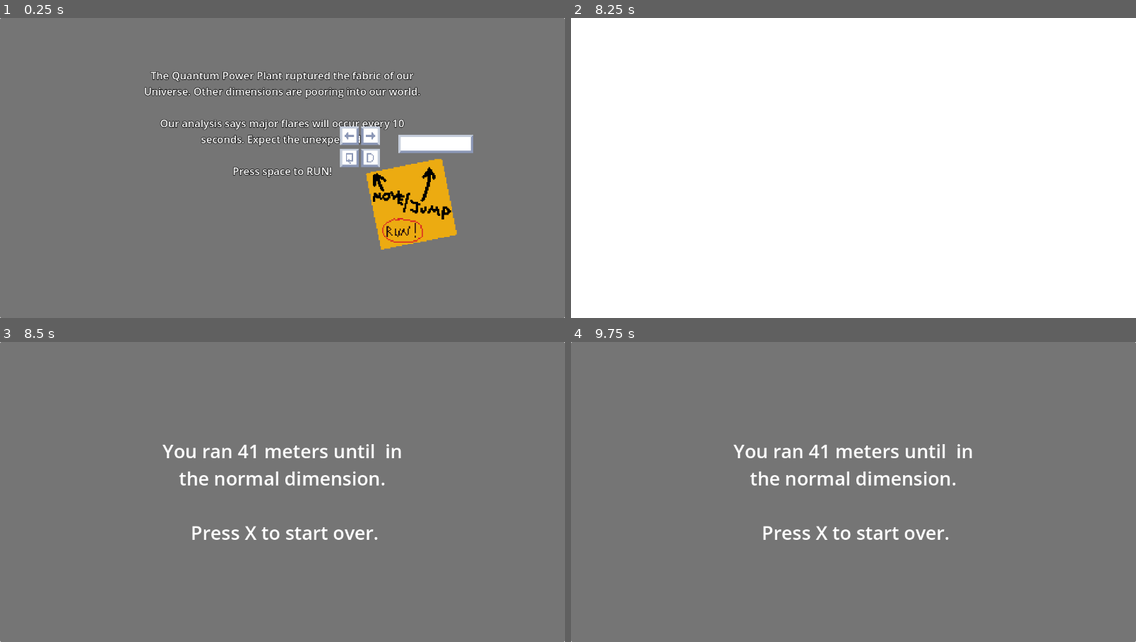
Above: before the commit, frames 1-4 (two rows, left to right).
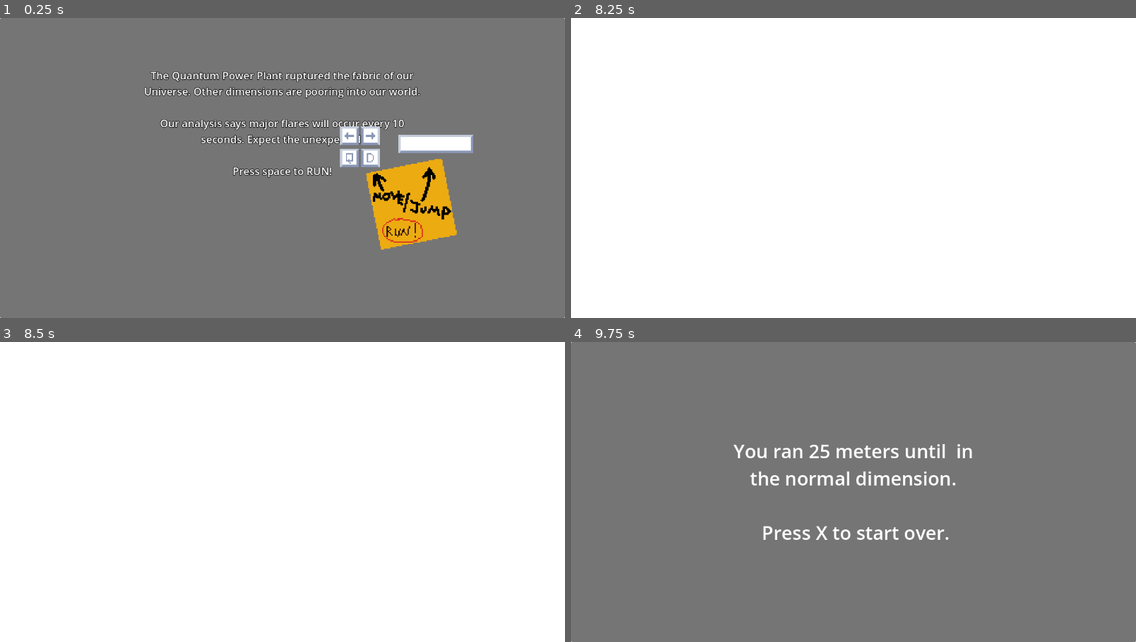
Above: after the commit, the same moments.

Repository: OwlyCode/LD51
Game: Godot game, scene res://main.tscn
Two runs of this game, one before a commit and one after it. Both use one fixed random seed, a clock stepped at 60 frames per second and the inputs below.
Inputs:
- Up to frame 1 (0.25 s): no input
- Up to frame 2 (8.25 s): tap Enter at 0.5 s; hold Right (right) 0.53-1.28 s; hold Space (jump) 0.53-1.28 s; tap X (restart) every 0.75 s from 1.25 to 4.25 s; hold A (left) 1.28-2.03 s; tap Space (jump) at 1.35, 1.52, 1.82, 2.85, 3.02, 3.32, 4.35, 4.52, 4.82, 5.85, 6.02, 6.32, 7.35, 7.52, 7.82 s; hold Space (jump) 2.03-2.78 s; hold Right (right) 2.03-3.53 s; hold Space (jump) 3.53-4.28 s; hold A (left) 3.53-5.78 s; hold Space (jump) 5.03-5.78 s; hold Right (right) 5.78-8.03 s; hold Space (jump) 6.53-7.28 s; hold A (left) from 8.03 s (still down); hold Space (jump) from 8.03 s (still down)
- Up to frame 3 (8.5 s): keep holding A (left); keep holding Space (jump)
- Up to frame 4 (9.75 s): release Space (jump) at 8.78 s; tap Space (jump) at 8.85, 9.02, 9.32 s; release A (left) at 9.53 s; hold Right (right) from 9.53 s (still down); hold Space (jump) from 9.53 s (still down)

Frames 1-2 are identical in both runs. In frame 3, 99% of the frame differs, in the area x 0-100%, y 0-100%; in frame 4, less than 0.1%.

Commit message:
New platforms, speed up and jump difficulty increase

Diff:
--- a/ChunkSpawner.gd
+++ b/ChunkSpawner.gd
@@ -11,7 +11,7 @@
 	[4.0, preload("res://chunks/flat.tscn")],
 	[1.0, preload("res://chunks/flat2.tscn")],
 	[1.0, preload("res://chunks/flat3.tscn")],
-	[1.0, preload("res://chunks/flat4.tscn")],
+	[0.5, preload("res://chunks/flat4.tscn")],
 ]
 
 var weighted_chunks = []
@@ -24,20 +24,20 @@
 const CELL_SIZE = 16
 
 var jump_flat = [
-	Vector2(3, 0), # short
-	Vector2(4, 0), # wide
-	Vector2(5, 0), # very wide
+	Vector2(7, 0), # short
+	Vector2(9, 0), # wide
+	Vector2(11, 0), # very wide
 ]
 
 var jump_up = [
-	Vector2(3, -1), # short up
-	Vector2(3, -2), # wide up
+	Vector2(5, -1), # short up
+	Vector2(7, -2), # wide up
 ]
 
 var jump_down = [
-	Vector2(3, 1), # short down
-	Vector2(3, 2), # wide down
-	Vector2(3, 3), # leap down
+	Vector2(9, 1), # short down
+	Vector2(11, 2), # wide down
+	Vector2(13, 3), # leap down
 ]
 
 @onready var player = get_node("/root/Node2d/Player")
@@ -51,6 +51,9 @@
 var idling = true
 
 var first_chunk = true
+
+var speed_modifier = 0.7
+var jump_modifier = 0
 
 func _ready():
 	var offset = 0.0
@@ -98,7 +101,7 @@
 func refresh_lowest():
 	lowest = INF
 	for child in $Chunks.get_children():
-		var lw = child.global_position.y + 64
+		var lw = child.global_position.y + 80
 
 		if lw < lowest:
 			lowest = lw
@@ -141,7 +144,7 @@
 	var jump_size = jump_sizes[rand_index]
 
 	if last_chunk:
-		instance.global_position = last_chunk.get_node("Exit").global_position - instance.get_node("Entry").position + jump_size * CELL_SIZE
+		instance.global_position = last_chunk.get_node("Exit").global_position - instance.get_node("Entry").position + jump_size * CELL_SIZE + Vector2(jump_modifier * CELL_SIZE, 0)
 
 	$Chunks.add_child(instance)
 
--- a/FakeParallax.gd
+++ b/FakeParallax.gd
@@ -3,8 +3,10 @@
 var speed = 40
 
 func _process(delta):
-	if get_parent().get_parent().can_scroll():
-		position += Vector2.LEFT * delta * speed
+	var cm = get_parent().get_parent()
+
+	if cm.can_scroll():
+		position += Vector2.LEFT * delta * speed * cm.speed_modifier
 
 func _physics_process(delta):
 	if global_position.x < -400:
--- a/Player.gd
+++ b/Player.gd
@@ -45,7 +45,7 @@
 	if alive and Input.is_action_pressed("right"):
 		set_axis_velocity(Vector2.RIGHT * 150)
 	elif alive and Input.is_action_pressed("left"):
-		set_axis_velocity(Vector2.LEFT * 150)
+		set_axis_velocity(Vector2.LEFT * (250 * %ChunkManager.speed_modifier))
 	elif alive:
 		set_axis_velocity(Vector2.RIGHT)
 
--- a/PlayerZoneKiller.gd
+++ b/PlayerZoneKiller.gd
@@ -1,5 +1,6 @@
 extends Area2D
 
+var kill = null
 
 # Called when the node enters the scene tree for the first time.
 func _ready():
@@ -8,8 +9,10 @@
 
 # Called every frame. 'delta' is the elapsed time since the previous frame.
 func _process(delta):
-	pass
+	if kill:
+		kill.die("you got impaled")
+
 
 func _on_area_2d_body_entered(body):
 	if body.has_method("die"):
-		body.die()
+		kill = body
--- a/Timer.gd
+++ b/Timer.gd
@@ -17,8 +17,14 @@
 var current_dimension = "the normal dimension"
 
 @onready var game_sequence = [
-	[Callable(robot)],
-
+	[Callable(speed_up), Callable(increase_jump)],
+	[Callable(speed_up), Callable(increase_jump)],
+	[Callable(speed_up), Callable(increase_jump)],
+	[Callable(speed_up), Callable(increase_jump)],
+	[Callable(speed_up)],
+	[Callable(speed_up)],
+	[Callable(speed_up)],
+	[Callable(speed_up)],
 	# [Callable(grayscale)],
 	# [Callable(noop)],
 	# [Callable(crt)],
@@ -176,3 +182,10 @@
 
 	for r in robots:
 		r.queue_free()
+
+func speed_up():
+	%ChunkManager.speed_modifier += 0.1
+
+
+func increase_jump():
+	%ChunkManager.jump_modifier += 1
--- a/chunks/chunk.gd
+++ b/chunks/chunk.gd
@@ -3,8 +3,10 @@
 var speed = 200
 
 func _process(delta):
-	if get_parent().get_parent().can_scroll():
-		position += Vector2.LEFT * delta * speed
+	var cm = get_parent().get_parent()
+
+	if cm.can_scroll():
+		position += Vector2.LEFT * delta * speed * cm.speed_modifier
 
 func _physics_process(delta):
 	if global_position.x < -1000:
--- a/chunks/flat.tscn
+++ b/chunks/flat.tscn
@@ -1,7 +1,7 @@
 [gd_scene load_steps=3 format=3 uid="uid://jgoit60r3dwi"]
 
 [ext_resource type="Script" path="res://chunks/chunk.gd" id="1_fgte8"]
-[ext_resource type="Texture2D" uid="uid://cqs3t6raeemr7" path="res://arts/flat1.png" id="2_6kpvm"]
+[ext_resource type="Texture2D" uid="uid://bncj7atbug61h" path="res://arts/platforms-normal-1.png" id="2_fyfaj"]
 
 [node name="Node2d" type="Node2D"]
 script = ExtResource("1_fgte8")
@@ -9,15 +9,16 @@
 [node name="StaticBody2d" type="StaticBody2D" parent="."]
 
 [node name="CollisionPolygon2d" type="CollisionPolygon2D" parent="StaticBody2d"]
-polygon = PackedVector2Array(288, 0, 288, 128, -32, 128, -32, 0)
+position = Vector2(234.6, 160)
+polygon = PackedVector2Array(256, 160, -256, 160, -256, -160, 256, -160)
 
 [node name="Entry" type="Node2D" parent="."]
-position = Vector2(-32, 0)
+position = Vector2(-21.4, 0)
 
 [node name="Exit" type="Node2D" parent="."]
-position = Vector2(289, 0)
+position = Vector2(490.6, 0)
 
 [node name="Sprite2d" type="Sprite2D" parent="."]
 texture_filter = 1
-position = Vector2(128, 64)
-texture = ExtResource("2_6kpvm")
+position = Vector2(234.6, 160)
+texture = ExtResource("2_fyfaj")
--- a/chunks/flat2.tscn
+++ b/chunks/flat2.tscn
@@ -1,27 +1,41 @@
-[gd_scene load_steps=3 format=3 uid="uid://ctmt2a0vqufac"]
+[gd_scene load_steps=5 format=3 uid="uid://ctmt2a0vqufac"]
 
 [ext_resource type="Script" path="res://chunks/chunk.gd" id="1_fgte8"]
+[ext_resource type="Script" path="res://PlayerZoneKiller.gd" id="3_cc4ig"]
 [ext_resource type="Texture2D" uid="uid://djyyecra4ti3h" path="res://arts/platforms-normal-2.png" id="3_ov14a"]
+
+[sub_resource type="RectangleShape2D" id="RectangleShape2D_m81pi"]
+size = Vector2(8, 126)
 
 [node name="Node2d" type="Node2D"]
 script = ExtResource("1_fgte8")
 
 [node name="StaticBody2d" type="StaticBody2D" parent="."]
 
+[node name="CollisionPolygon2d2" type="CollisionPolygon2D" parent="StaticBody2d"]
+position = Vector2(225, 104)
+polygon = PackedVector2Array(-128, -104, -128, -72, -112, -72, -112, -40, 80, -40, 80, -72, 256, -72, 256, 216, -256, 216, -256, -104)
+
 [node name="CollisionPolygon2d" type="CollisionPolygon2D" parent="StaticBody2d"]
-position = Vector2(225, 105)
-polygon = PackedVector2Array(128, -152, -48, -152, -48, -168, 128, -168)
-
-[node name="CollisionPolygon2d2" type="CollisionPolygon2D" parent="StaticBody2d"]
-position = Vector2(225, 105)
-polygon = PackedVector2Array(-112, -104, 16, -104, 16, -120, 64, -120, 64, -104, 256, -104, 256, 168, -256, 168, -256, -104, -144, -104, -144, -152, -112, -152)
+position = Vector2(32, 0)
+polygon = PackedVector2Array(177, -112, 225, -112, 225, 32, 177, 32)
 
 [node name="Entry" type="Node2D" parent="."]
-position = Vector2(-31, 1)
+position = Vector2(-31, 0)
 
 [node name="Exit" type="Node2D" parent="."]
-position = Vector2(481, 1)
+position = Vector2(481, 32)
 
 [node name="Sprite2d" type="Sprite2D" parent="."]
-position = Vector2(225, 105)
+position = Vector2(225, 104)
 texture = ExtResource("3_ov14a")
+
+[node name="Area2d" type="Area2D" parent="."]
+collision_layer = 0
+script = ExtResource("3_cc4ig")
+
+[node name="CollisionShape2d" type="CollisionShape2D" parent="Area2d"]
+position = Vector2(205, -33)
+shape = SubResource("RectangleShape2D_m81pi")
+
+[connection signal="body_entered" from="Area2d" to="Area2d" method="_on_area_2d_body_entered"]
--- a/chunks/flat3.tscn
+++ b/chunks/flat3.tscn
@@ -16,7 +16,7 @@
 
 [node name="CollisionPolygon2d" type="CollisionPolygon2D" parent="StaticBody2d"]
 position = Vector2(1, 1)
-polygon = PackedVector2Array(480, -1, 480, 271, -32, 271, -32, -1, 64, -1, 64, 47, 368, 47, 368, -1)
+polygon = PackedVector2Array(480, -1, 480, 271, -32, 271, -32, -1, 64, -1, 64, 47, 192, 47, 192, 31, 240, 31, 240, 47, 368, 47, 368, -1)
 
 [node name="CollisionPolygon2d2" type="CollisionPolygon2D" parent="StaticBody2d"]
 polygon = PackedVector2Array(97, -96, 97, -32, 113, -32, 113, -16, 129, -16, 129, 0, 305, 0, 305, -16, 321, -16, 321, -32, 337, -32, 337, -96)
Binary file changed: art-sources/flat1.aseprite
Binary file added: art-sources/flat1.png
Not shown, added: art-sources/flat1.png.import
Binary file changed: art-sources/platforms-source1.aseprite
Binary file changed: art-sources/platforms-source2.aseprite
Binary file added: arts/platforms-normal-1.png
Not shown, added: arts/platforms-normal-1.png.import
Binary file changed: arts/platforms-normal-2.png
Binary file changed: arts/platforms-normal-3.png
Not shown, changed: TODO
